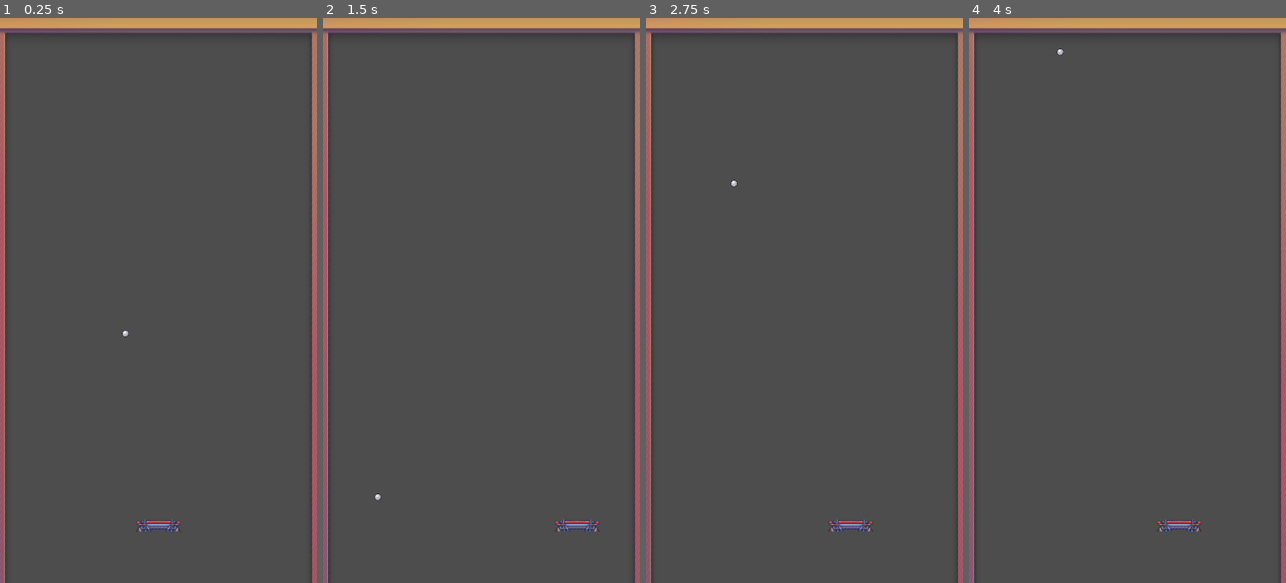
Above: before the commit, frames 1-4 (left to right).
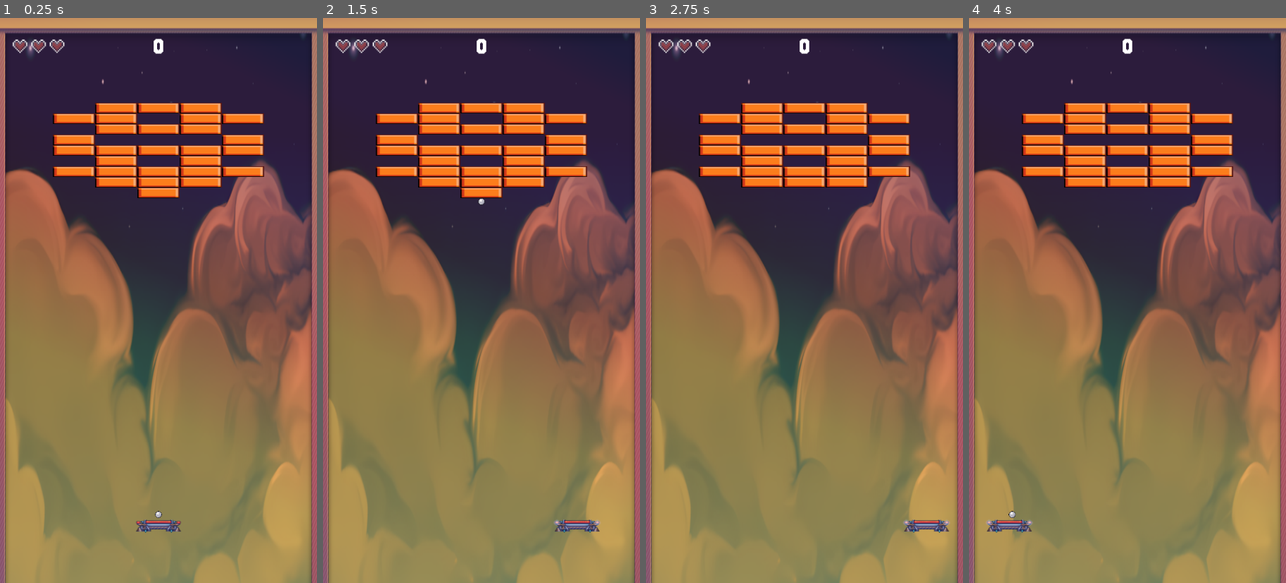
Above: after the commit, the same moments.

Repository: ComfyPenguin/PMDM
Game: Godot game, scene res://scenes/break_out.tscn
Two runs of this game, one before a commit and one after it. Both use one fixed random seed, a clock stepped at 60 frames per second and the inputs below.
Inputs:
- Up to frame 1 (0.25 s): no input
- Up to frame 2 (1.5 s): tap Enter at 0.5 s; hold D (Move_right) 0.53-1.28 s; hold Space (throw_ball, bound only after the commit) 0.53-1.28 s; hold A (Move_left) from 1.28 s (still down); tap Space (throw_ball, bound only after the commit) at 1.35 s
- Up to frame 3 (2.75 s): release A (Move_left) at 2.03 s; hold D (Move_right) from 2.03 s (still down); hold Space (throw_ball, bound only after the commit) from 2.03 s (still down)
- Up to frame 4 (4 s): release Space (throw_ball, bound only after the commit) at 2.78 s; tap Space (throw_ball, bound only after the commit) at 2.85, 3.5 s; release D (Move_right) at 3.53 s; hold A (Move_left) from 3.53 s (still down); hold Space (throw_ball, bound only after the commit) from 3.53 s (still down)

The runs differ from the first frame. In frame 1, 91% of the frame differs, in the area x 1-99%, y 2-100%; in frame 2, 91%; in frame 3, 92%; in frame 4, 92%.

Commit message:
Proyecto Godot, Fase 2, en autoload

Diff:
--- a/Godot/break-out/project.godot
+++ b/Godot/break-out/project.godot
@@ -12,6 +12,7 @@
 
 config/name="BreakOut"
 run/main_scene="uid://ban11o0l26osi"
+run/enable_alt_space_menu=true
 config/features=PackedStringArray("4.5", "Forward Plus")
 config/icon="res://icon.svg"
 
@@ -36,3 +37,8 @@
 , Object(InputEventKey,"resource_local_to_scene":false,"resource_name":"","device":-1,"window_id":0,"alt_pressed":false …(186 unchanged characters)…
 ]
 }
+throw_ball={
+"deadzone": 0.5,
+"events": [Object(InputEventKey,"resource_local_to_scene":false,"resource_name":"","device":-1,"window_id":0,"alt_pressed":false,"shift_pressed":false,"ctrl_pressed":false,"meta_pressed":false,"pressed":false,"keycode":0,"physical_keycode":32,"key_label":0,"unicode":32,"location":0,"echo":false,"script":null)
+]
+}
--- /dev/null
+++ b/Godot/break-out/scenes/HUD/health/controlhealth.tscn
@@ -0,0 +1,85 @@
+[gd_scene load_steps=5 format=3 uid="uid://dnngj173hfwiq"]
+
+[ext_resource type="Texture2D" uid="uid://di2tlo6ymr605" path="res://assets/Hearts.png" id="1_6llgf"]
+
+[sub_resource type="Animation" id="Animation_kh2jo"]
+resource_name = "heart_lost"
+length = 0.8
+tracks/0/type = "value"
+tracks/0/imported = false
+tracks/0/enabled = true
+tracks/0/path = NodePath(".:frame_coords")
+tracks/0/interp = 1
+tracks/0/loop_wrap = true
+tracks/0/keys = {
+"times": PackedFloat32Array(0, 0.099999994, 0.19999999, 0.29917288, 0.4030657, 0.5, 0.6, 0.7),
+"transitions": PackedFloat32Array(1, 1, 1, 1, 1, 1, 1, 1),
+"update": 1,
+"values": [Vector2i(0, 0), Vector2i(1, 0), Vector2i(2, 0), Vector2i(3, 0), Vector2i(4, 0), Vector2i(5, 0), Vector2i(6, 0), Vector2i(7, 0)]
+}
+
+[sub_resource type="Animation" id="Animation_y33uo"]
+length = 0.001
+tracks/0/type = "value"
+tracks/0/imported = false
+tracks/0/enabled = true
+tracks/0/path = NodePath(".:frame_coords")
+tracks/0/interp = 1
+tracks/0/loop_wrap = true
+tracks/0/keys = {
+"times": PackedFloat32Array(0),
+"transitions": PackedFloat32Array(1),
+"update": 1,
+"values": [Vector2i(0, 0)]
+}
+
+[sub_resource type="AnimationLibrary" id="AnimationLibrary_7qh7e"]
+_data = {
+&"RESET": SubResource("Animation_y33uo"),
+&"heart_lost": SubResource("Animation_kh2jo")
+}
+
+[node name="ControlHealth" type="Control"]
+layout_mode = 3
+anchors_preset = 0
+offset_right = 45.0
+offset_bottom = 16.0
+
+[node name="Heart1" type="Sprite2D" parent="."]
+position = Vector2(8, 8)
+texture = ExtResource("1_6llgf")
+hframes = 8
+region_enabled = true
+region_rect = Rect2(0, 0, 128, 16)
+region_filter_clip_enabled = true
+
+[node name="AnimationPlayer" type="AnimationPlayer" parent="Heart1"]
+libraries = {
+&"": SubResource("AnimationLibrary_7qh7e")
+}
+
+[node name="Heart2" type="Sprite2D" parent="."]
+position = Vector2(22, 8)
+texture = ExtResource("1_6llgf")
+hframes = 8
+region_enabled = true
+region_rect = Rect2(0, 0, 128, 16)
+region_filter_clip_enabled = true
+
+[node name="AnimationPlayer" type="AnimationPlayer" parent="Heart2"]
+libraries = {
+&"": SubResource("AnimationLibrary_7qh7e")
+}
+
+[node name="Heart3" type="Sprite2D" parent="."]
+position = Vector2(36, 8)
+texture = ExtResource("1_6llgf")
+hframes = 8
+region_enabled = true
+region_rect = Rect2(0, 0, 128, 16)
+region_filter_clip_enabled = true
+
+[node name="AnimationPlayer" type="AnimationPlayer" parent="Heart3"]
+libraries = {
+&"": SubResource("AnimationLibrary_7qh7e")
+}
--- /dev/null
+++ b/Godot/break-out/scenes/HUD/hud.tscn
@@ -0,0 +1,117 @@
+[gd_scene load_steps=8 format=3 uid="uid://c8vjd8bunss5"]
+
+[ext_resource type="PackedScene" uid="uid://dnngj173hfwiq" path="res://scenes/HUD/health/controlhealth.tscn" id="1_glunx"]
+[ext_resource type="FontFile" uid="uid://cob7evjup5h7" path="res://assets/Pixel Game.otf" id="2_jjobl"]
+
+[sub_resource type="StyleBoxFlat" id="StyleBoxFlat_glunx"]
+bg_color = Color(0.8039216, 0.60784316, 0.3764706, 1)
+border_width_left = 4
+border_width_top = 4
+border_width_right = 4
+border_width_bottom = 4
+border_color = Color(0.38039216, 0.27450982, 0.3764706, 1)
+border_blend = true
+corner_radius_top_left = 5
+corner_radius_top_right = 5
+corner_radius_bottom_right = 5
+corner_radius_bottom_left = 5
+shadow_color = Color(0, 0, 0, 0.4627451)
+shadow_size = 1
+shadow_offset = Vector2(2, 2)
+
+[sub_resource type="StyleBoxFlat" id="StyleBoxFlat_epp0c"]
+bg_color = Color(0.69209105, 0.5090542, 0.2892258, 1)
+border_width_left = 4
+border_width_top = 4
+border_width_right = 4
+border_width_bottom = 4
+border_color = Color(1, 1, 1, 1)
+border_blend = true
+corner_radius_top_left = 4
+corner_radius_top_right = 4
+corner_radius_bottom_right = 4
+corner_radius_bottom_left = 4
+
+[sub_resource type="StyleBoxFlat" id="StyleBoxFlat_jjobl"]
+bg_color = Color(0.8039216, 0.60784316, 0.3764706, 1)
+border_width_left = 5
+border_width_top = 5
+border_width_right = 5
+border_width_bottom = 5
+border_color = Color(1, 1, 1, 1)
+border_blend = true
+corner_radius_top_left = 5
+corner_radius_top_right = 5
+corner_radius_bottom_right = 5
+corner_radius_bottom_left = 5
+shadow_size = 1
+shadow_offset = Vector2(1, 1)
+
+[sub_resource type="StyleBoxEmpty" id="StyleBoxEmpty_epp0c"]
+
+[sub_resource type="StyleBoxEmpty" id="StyleBoxEmpty_r7rnh"]
+
+[node name="HUD" type="CanvasLayer"]
+follow_viewport_enabled = true
+
+[node name="ControlHealth" parent="." instance=ExtResource("1_glunx")]
+custom_minimum_size = Vector2(1, 0)
+offset_left = 20.0
+offset_top = 40.0
+offset_right = 65.0
+offset_bottom = 56.0
+scale = Vector2(3, 3)
+
+[node name="ScoreLabel" type="Label" parent="."]
+anchors_preset = 5
+anchor_left = 0.5
+anchor_right = 0.5
+offset_left = -20.0
+offset_top = 35.0
+offset_right = 20.0
+offset_bottom = 101.0
+grow_horizontal = 2
+theme_override_fonts/font = ExtResource("2_jjobl")
+theme_override_font_sizes/font_size = 64
+text = "0"
+horizontal_alignment = 1
+vertical_alignment = 1
+
+[node name="GameOverLabel" type="Label" parent="."]
+visible = false
+anchors_preset = 14
+anchor_top = 0.5
+anchor_right = 1.0
+anchor_bottom = 0.5
+offset_top = -390.0
+offset_bottom = 19.0
+grow_horizontal = 2
+grow_vertical = 2
+theme_override_fonts/font = ExtResource("2_jjobl")
+theme_override_font_sizes/font_size = 200
+text = "GAME
+OVER"
+horizontal_alignment = 1
+vertical_alignment = 1
+
+[node name="NewGameButton" type="Button" parent="."]
+visible = false
+anchors_preset = 8
+anchor_left = 0.5
+anchor_top = 0.5
+anchor_right = 0.5
+anchor_bottom = 0.5
+offset_left = -75.0
+offset_top = 35.0
+offset_right = 75.0
+offset_bottom = 85.0
+grow_horizontal = 2
+grow_vertical = 2
+theme_override_fonts/font = ExtResource("2_jjobl")
+theme_override_font_sizes/font_size = 32
+theme_override_styles/normal = SubResource("StyleBoxFlat_glunx")
+theme_override_styles/pressed = SubResource("StyleBoxFlat_epp0c")
+theme_override_styles/hover = SubResource("StyleBoxFlat_jjobl")
+theme_override_styles/disabled = SubResource("StyleBoxEmpty_epp0c")
+theme_override_styles/focus = SubResource("StyleBoxEmpty_r7rnh")
+text = "NEW GAME"
--- a/Godot/break-out/scenes/ball/ball.gd
+++ b/Godot/break-out/scenes/ball/ball.gd
@@ -1,26 +1,61 @@
 extends CharacterBody2D
 
-var speed = 300.0
+@export var speed = 500.0
+var on_player = false  # Estat inicial de la pilota
+var player             # Referència al player
 
-func _physics_process(delta: float) -> void:
+func _physics_process(delta):
+  # Solo movemos la pelota si es visible (self es la propia pelota)
 	if not self.visible:
 		return
 
-	var info_collision = move_and_collide(velocity * delta)
-	if info_collision:
-		velocity = velocity.bounce(info_collision.get_normal())
+	# Desplazamiento de la pelota, detectando colisiones
+	var info_colission = move_and_collide(velocity * delta)
 
-func _ready():
-	set_ball_velocity()
+	# Si hay alguna colisión, calculamos el rebote (bounce)
+	if info_colission:
+		velocity = velocity.bounce(info_colission.get_normal())
 
-func set_ball_velocity():
-	if randi() % 2 == 0:
-		velocity.x = 1
-	else:
-		velocity.x = -1
-	if randi() % 2 == 0:
-		velocity.y = 1
-	else:
-		velocity.y = -1
+		# Nuevo: Con get_collider sabemos el Background1objeto con el que hemos colisionado
+		var collided_object = info_colission.get_collider()
 
-	velocity *= speed
+		# Comprobamos si el objeto con el que ha colisionado es un brick
+		# Si es así, le enviaremos la señal `destroy` (en realidad, invocaremos este método que hemos creado)
+		if ("bricks" in collided_object.get_groups()):
+			collided_object.destroy()
+
+	# Comprobación de si la pelota está encima del jugador
+	ball_on_player()
+
+func _input(_event):
+	if Input.is_action_pressed("throw_ball") and on_player:
+		on_player = false
+		velocity = Vector2(player.velocity.normalized().x, -1).normalized() * (speed * 1.5)  # Llança cap amunt
+
+
+func reset_ball(node_player):
+	player = node_player  # Assigna la referència
+	on_player=true
+	velocity = Vector2.ZERO  # Atura qualsevol moviment
+	ball_on_player() # Ajust vertical perquè estiga damunt
+
+func ball_on_player():
+	if on_player and player:
+		position = player.global_position + Vector2(0, -25)
+
+
+# func _ready():
+# 	set_ball_velocity()
+
+
+#func set_ball_velocity():
+	#if randi() % 2 == 0:
+		#velocity.x = 1
+	#else:
+		#velocity.x = -1
+	#if randi() % 2 == 0:
+		#velocity.y = 1
+	#else:
+		#velocity.y = -1
+#
+	#velocity *= speed
--- a/Godot/break-out/scenes/ball/ball.tscn
+++ b/Godot/break-out/scenes/ball/ball.tscn
@@ -9,7 +9,7 @@
 [node name="Ball" type="CharacterBody2D"]
 script = ExtResource("1_nv6q1")
 
-[node name="SpritesheetBreakout" type="Sprite2D" parent="."]
+[node name="Sprite2D" type="Sprite2D" parent="."]
 texture = ExtResource("1_oqv3d")
 region_enabled = true
 region_rect = Rect2(32, 32, 16, 16)
--- /dev/null
+++ b/Godot/break-out/scenes/block/block.gd
@@ -0,0 +1,16 @@
+extends CharacterBody2D
+
+@onready var animations = $Sprite2D/AnimationPlayer
+
+func _ready():
+	self.add_to_group("bricks")
+
+
+func destroy():
+	# Reproducir la animación de rotur1.2a
+	animations.play("break")
+
+
+func break_animation_finished(anim_name: StringName) -> void:
+	if anim_name == "break":
+		queue_free()
--- /dev/null
+++ b/Godot/break-out/scenes/block/block.tscn
@@ -0,0 +1,50 @@
+[gd_scene load_steps=6 format=3 uid="uid://dd3tya12yf3yi"]
+
+[ext_resource type="Texture2D" uid="uid://ctyyub5304d3w" path="res://assets/spritesheet-breakout.png" id="1_c27ow"]
+[ext_resource type="Script" uid="uid://cntx482ufw3kg" path="res://scenes/block/block.gd" id="1_vpped"]
+
+[sub_resource type="Animation" id="Animation_vpped"]
+resource_name = "Broke"
+step = 0.1
+tracks/0/type = "value"
+tracks/0/imported = false
+tracks/0/enabled = true
+tracks/0/path = NodePath(".:frame")
+tracks/0/interp = 1
+tracks/0/loop_wrap = true
+tracks/0/keys = {
+"times": PackedFloat32Array(0, 0.1, 0.2, 0.3, 0.4, 0.5, 0.6, 0.7, 0.8, 1),
+"transitions": PackedFloat32Array(1, 1, 1, 1, 1, 1, 1, 1, 1, 1),
+"update": 1,
+"values": [0, 1, 2, 5, 6, 7, 8, 9, 10, 11]
+}
+
+[sub_resource type="AnimationLibrary" id="AnimationLibrary_66klm"]
+_data = {
+&"break": SubResource("Animation_vpped")
+}
+
+[sub_resource type="RectangleShape2D" id="RectangleShape2D_1y88q"]
+size = Vector2(32, 16)
+
+[node name="Block" type="CharacterBody2D"]
+scale = Vector2(3, 1.5)
+script = ExtResource("1_vpped")
+
+[node name="Sprite2D" type="Sprite2D" parent="."]
+texture = ExtResource("1_c27ow")
+hframes = 12
+region_enabled = true
+region_rect = Rect2(32, 256, 384, 16)
+region_filter_clip_enabled = true
+
+[node name="AnimationPlayer" type="AnimationPlayer" parent="Sprite2D"]
+libraries = {
+&"": SubResource("AnimationLibrary_66klm")
+}
+speed_scale = 2.5
+
+[node name="CollisionShape2D" type="CollisionShape2D" parent="."]
+shape = SubResource("RectangleShape2D_1y88q")
+
+[connection signal="animation_finished" from="Sprite2D/AnimationPlayer" to="." method="break_animation_finished"]
--- a/Godot/break-out/scenes/break_out.gd
+++ b/Godot/break-out/scenes/break_out.gd
@@ -6,23 +6,21 @@
 func _ready() -> void:
 	var viewport_size=get_viewport().size
 	center = Vector2(viewport_size.x/2, viewport_size.y/2)
-	$Reset_Timer.timeout.connect(_on_reset_timer_timeout)
 
+	# Inicializar la bola sobre el jugador
+	$Ball.reset_ball($Player)
 
-
-func reset():
-	if $Ball.visible:
-		$Ball.position = center
-		$Player.position.x = center.x
-		$Ball.visible = false
-		$Reset_Timer.start()
-
-
+# Señal que detecta cuando termina el Timer
 func _on_reset_timer_timeout():
 	$Ball.visible = true
-	$Ball.call("set_ball_velocity")
+	#$Ball.call("set_ball_velocity")
+	# Reset de la posicion del jugador y de la bola
+	$Player.position.x = center.x
+	$Ball.reset_ball($Player)
 
-
+# Si entra en el limite del juego, hara invisible la bola e inicia el Timer de 1s
 func _on_area_2d_game_limit_body_entered(body: Node2D) -> void:
 	if body.name != "Ball": return
-	reset()
+
+	$Ball.visible = false
+	$Reset_Timer.start()
--- a/Godot/break-out/scenes/break_out.tscn
+++ b/Godot/break-out/scenes/break_out.tscn
@@ -1,9 +1,12 @@
-[gd_scene load_steps=8 format=3 uid="uid://ban11o0l26osi"]
+[gd_scene load_steps=11 format=3 uid="uid://ban11o0l26osi"]
 
 [ext_resource type="Script" uid="uid://cs8uk1gw4xktj" path="res://scenes/break_out.gd" id="1_mayyr"]
 [ext_resource type="Texture2D" uid="uid://diyoqmwasl8ps" path="res://assets/Frame.png" id="1_sathh"]
 [ext_resource type="PackedScene" uid="uid://2qqpnbyw74yv" path="res://scenes/ball/ball.tscn" id="2_dtpc2"]
+[ext_resource type="Texture2D" uid="uid://cpffsqr0blkyj" path="res://assets/Background1.png" id="2_xb5qs"]
 [ext_resource type="PackedScene" uid="uid://bryrtf4d750pg" path="res://scenes/player/player.tscn" id="3_dtpc2"]
+[ext_resource type="PackedScene" uid="uid://dd3tya12yf3yi" path="res://scenes/block/block.tscn" id="5_mayyr"]
+[ext_resource type="PackedScene" uid="uid://c8vjd8bunss5" path="res://scenes/HUD/hud.tscn" id="6_m2kwy"]
 
 [sub_resource type="RectangleShape2D" id="RectangleShape2D_dtpc2"]
 size = Vector2(23.25, 1280)
@@ -17,8 +20,15 @@
 [node name="BreakOut" type="Node2D"]
 script = ExtResource("1_mayyr")
 
+[node name="HUD" parent="." instance=ExtResource("6_m2kwy")]
+
+[node name="Background" type="Sprite2D" parent="."]
+position = Vector2(359, 641)
+scale = Vector2(1.15, 2.7)
+texture = ExtResource("2_xb5qs")
+
 [node name="Ball" parent="." instance=ExtResource("2_dtpc2")]
-position = Vector2(360, 640)
+position = Vector2(360, 1125)
 
 [node name="Player" parent="." instance=ExtResource("3_dtpc2")]
 position = Vector2(360, 1150)
@@ -64,8 +74,93 @@
 shape = SubResource("RectangleShape2D_sathh")
 
 [node name="Reset_Timer" type="Timer" parent="."]
-wait_time = 0.5
 one_shot = true
+
+[node name="Blocks" type="Node" parent="."]
+
+[node name="Block" parent="Blocks" instance=ExtResource("5_mayyr")]
+position = Vector2(360, 300)
+
+[node name="Block3" parent="Blocks" instance=ExtResource("5_mayyr")]
+position = Vector2(456, 300)
+
+[node name="Block24" parent="Blocks" instance=ExtResource("5_mayyr")]
+position = Vector2(360, 252)
+
+[node name="Block25" parent="Blocks" instance=ExtResource("5_mayyr")]
+position = Vector2(264, 252)
+
+[node name="Block26" parent="Blocks" instance=ExtResource("5_mayyr")]
+position = Vector2(456, 252)
+
+[node name="Block5" parent="Blocks" instance=ExtResource("5_mayyr")]
+position = Vector2(264, 300)
+
+[node name="Block8" parent="Blocks" instance=ExtResource("5_mayyr")]
+position = Vector2(264, 324)
+
+[node name="Block9" parent="Blocks" instance=ExtResource("5_mayyr")]
+position = Vector2(456, 324)
+
+[node name="Block10" parent="Blocks" instance=ExtResource("5_mayyr")]
+position = Vector2(360, 348)
+
+[node name="Block11" parent="Blocks" instance=ExtResource("5_mayyr")]
+position = Vector2(264, 348)
+
+[node name="Block13" parent="Blocks" instance=ExtResource("5_mayyr")]
+position = Vector2(168, 276)
+
+[node name="Block14" parent="Blocks" instance=ExtResource("5_mayyr")]
+position = Vector2(168, 300)
+
+[node name="Block16" parent="Blocks" instance=ExtResource("5_mayyr")]
+position = Vector2(168, 348)
+
+[node name="Block12" parent="Blocks" instance=ExtResource("5_mayyr")]
+position = Vector2(456, 348)
+
+[node name="Block21" parent="Blocks" instance=ExtResource("5_mayyr")]
+position = Vector2(360, 372)
+
+[node name="Block31" parent="Blocks" instance=ExtResource("5_mayyr")]
+position = Vector2(360, 396)
+
+[node name="Block22" parent="Blocks" instance=ExtResource("5_mayyr")]
+position = Vector2(264, 372)
+
+[node name="Block23" parent="Blocks" instance=ExtResource("5_mayyr")]
+position = Vector2(456, 372)
+
+[node name="Block18" parent="Blocks" instance=ExtResource("5_mayyr")]
+position = Vector2(552, 300)
+
+[node name="Block29" parent="Blocks" instance=ExtResource("5_mayyr")]
+position = Vector2(552, 276)
+
+[node name="Block30" parent="Blocks" instance=ExtResource("5_mayyr")]
+position = Vector2(264, 204)
+
+[node name="Block32" parent="Blocks" instance=ExtResource("5_mayyr")]
+position = Vector2(360, 204)
+
+[node name="Block34" parent="Blocks" instance=ExtResource("5_mayyr")]
+position = Vector2(456, 204)
+
+[node name="Block36" parent="Blocks" instance=ExtResource("5_mayyr")]
+position = Vector2(264, 228)
+
+[node name="Block37" parent="Blocks" instance=ExtResource("5_mayyr")]
+position = Vector2(456, 228)
+
+[node name="Block40" parent="Blocks" instance=ExtResource("5_mayyr")]
+position = Vector2(168, 228)
+
+[node name="Block41" parent="Blocks" instance=ExtResource("5_mayyr")]
+position = Vector2(552, 228)
+
+[node name="Block20" parent="Blocks" instance=ExtResource("5_mayyr")]
+position = Vector2(552, 348)
 
 [connection signal="body_entered" from="Walls/Area2D-GameLimit" to="." method="_on_area_2d_game_limit_body_entered"]
 [connection signal="timeout" from="Reset_Timer" to="." method="_on_reset_timer_timeout"]
--- a/Godot/break-out/scenes/player/player.gd
+++ b/Godot/break-out/scenes/player/player.gd
@@ -2,7 +2,7 @@
 extends CharacterBody2D
 
 var movement_speed = 400.0
-@onready var ball = get_tree().get_first_node_in_group("Ball")
+@onready var sprite = $Sprite2D
 
 func _physics_process(_delta: float) -> void:
 	movement()
@@ -11,9 +11,16 @@
 func movement():
 	velocity = Vector2.ZERO
 
+	# Dirección de movimiento mediante teclas assignadas(<- A / D ->)
 	if Input.is_action_pressed("Move_left"):
 		velocity.x -= movement_speed
 	if Input.is_action_pressed("Move_right"):
 		velocity.x += movement_speed
 
+	# Cambiar de sprte si hay movimiento
+	if velocity.x != 0:
+		sprite.frame = 1
+	else:
+		sprite.frame = 0
+
 	move_and_slide()
--- a/Godot/break-out/scenes/player/player.tscn
+++ b/Godot/break-out/scenes/player/player.tscn
@@ -1,19 +1,22 @@
 [gd_scene load_steps=4 format=3 uid="uid://bryrtf4d750pg"]
 
 [ext_resource type="Script" uid="uid://23np1cj3y2g6" path="res://scenes/player/player.gd" id="1_dovo2"]
-[ext_resource type="Texture2D" uid="uid://dteq10lhw1etd" path="res://assets/Player.png" id="2_lvxji"]
+[ext_resource type="Texture2D" uid="uid://dqmvh4lqofru2" path="res://assets/Player-spritesheet.png" id="2_dovo2"]
 
-[sub_resource type="RectangleShape2D" id="RectangleShape2D_dovo2"]
-size = Vector2(26, 102)
+[sub_resource type="CapsuleShape2D" id="CapsuleShape2D_dovo2"]
+radius = 13.0
+height = 102.0
 
 [node name="Player" type="CharacterBody2D"]
 script = ExtResource("1_dovo2")
 
-[node name="Player" type="Sprite2D" parent="."]
+[node name="Sprite2D" type="Sprite2D" parent="."]
 position = Vector2(-4.7683716e-07, 0)
 scale = Vector2(1.5, 1.2)
-texture = ExtResource("2_lvxji")
+texture = ExtResource("2_dovo2")
+hframes = 2
+region_rect = Rect2(0, 0, 152, 26)
 
-[node name="CollisionShape2D2" type="CollisionShape2D" parent="."]
+[node name="CollisionShape2D" type="CollisionShape2D" parent="."]
 rotation = 1.5707964
-shape = SubResource("RectangleShape2D_dovo2")
+shape = SubResource("CapsuleShape2D_dovo2")
Binary file added: Godot/break-out/assets/Background1.png
Not shown, added: Godot/break-out/assets/Background1.png.import
Binary file added: Godot/break-out/assets/Emulogic-zrEw.ttf
Not shown, added: Godot/break-out/assets/Emulogic-zrEw.ttf.import
Binary file added: Godot/break-out/assets/Hearts.png
Not shown, added: Godot/break-out/assets/Hearts.png.import
Binary file added: Godot/break-out/assets/Pixel Game.otf
Not shown, added: Godot/break-out/assets/Pixel Game.otf.import
Binary file added: Godot/break-out/assets/Player-spritesheet.png
Not shown, added: Godot/break-out/assets/Player-spritesheet.png.import
Not shown, added: Godot/break-out/scenes/block/block.gd.uid
